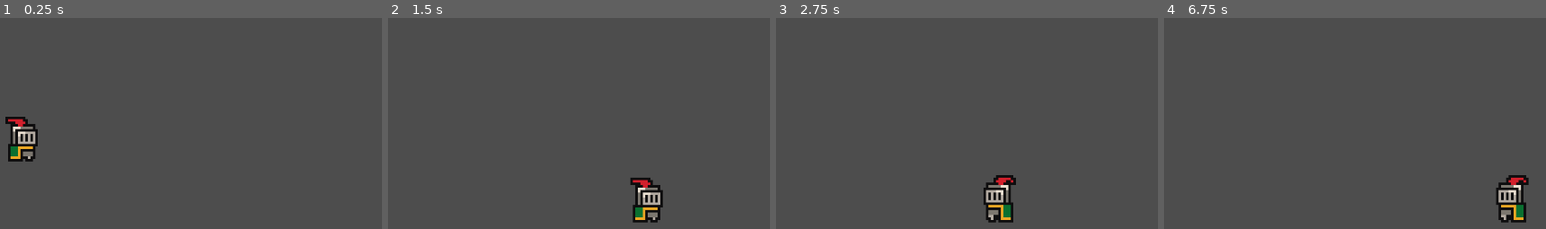
Above: before the commit, frames 1-4 (left to right).
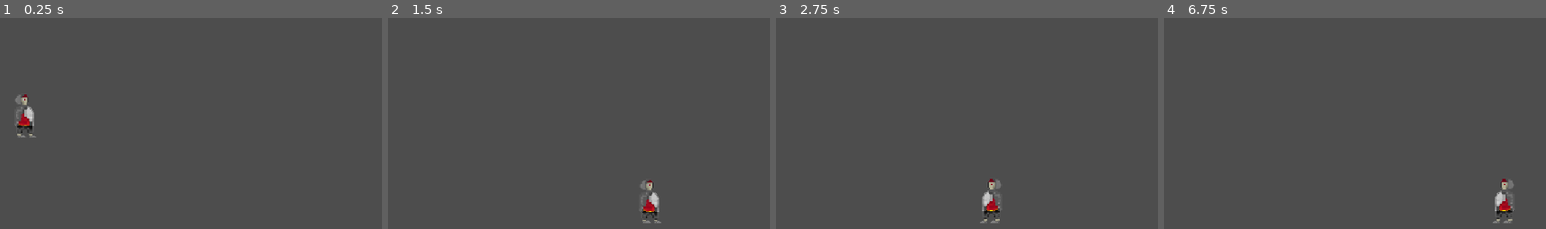
Above: after the commit, the same moments.

Repository: ZeusCraftCode/VampGame2D
Game: Godot game, scene res://scenes/game.tscn
Two runs of this game, one before a commit and one after it. Both use one fixed random seed, a clock stepped at 60 frames per second and the inputs below.
Inputs:
- Up to frame 1 (0.25 s): no input
- Up to frame 2 (1.5 s): hold D (Rechts-Laufen) from 0.53 s (still down); tap Space (Springen) at 0.77 s
- Up to frame 3 (2.75 s): tap Space (Springen) at 1.52 s; release D (Rechts-Laufen) at 2.03 s; hold A (Links-Laufen) from 2.03 s (still down)
- Up to frame 4 (6.75 s): release A (Links-Laufen) at 2.78 s; hold D (Rechts-Laufen) 2.78-4.28 s; tap Space (Springen) at 3.02, 3.77, 4.52, 5, 6.02, 6.5 s; tap Enter at 4.25, 5.75 s; hold A (Links-Laufen) 4.28-5.03 s; hold D (Rechts-Laufen) 5.03-5.78 s; hold A (Links-Laufen) from 5.78 s (still down)

The runs differ from the first frame. In frame 1, 1.6% of the frame differs, in the area x 1-10%, y 36-69%; in frame 2, 1.4%; in frame 3, 1.5%; in frame 4, 1.6%.

Commit message:
Neuer Protagonisten sprite

Diff:
--- a/scenes/spieler.tscn
+++ b/scenes/spieler.tscn
@@ -1,41 +1,41 @@
 [gd_scene load_steps=9 format=3 uid="uid://d2t45pnw2irov"]
 
-[ext_resource type="Texture2D" uid="uid://bswuwir87osxf" path="res://assets/sprites/knight.png" id="1_ab7e4"]
 [ext_resource type="Script" path="res://scripts/spieler.gd" id="1_l3emj"]
+[ext_resource type="Texture2D" uid="uid://b3c6sr6whecgq" path="res://assets/sprites/Protagonist_idle.png" id="2_fskh6"]
 
 [sub_resource type="RectangleShape2D" id="RectangleShape2D_3a0pa"]
-size = Vector2(13, 19)
+size = Vector2(7, 17)
 
-[sub_resource type="AtlasTexture" id="AtlasTexture_5xnwd"]
-atlas = ExtResource("1_ab7e4")
-region = Rect2(0, 0, 32, 32)
+[sub_resource type="AtlasTexture" id="AtlasTexture_tiwb4"]
+atlas = ExtResource("2_fskh6")
+region = Rect2(0, 0, 64, 64)
 
-[sub_resource type="AtlasTexture" id="AtlasTexture_5bdnb"]
-atlas = ExtResource("1_ab7e4")
-region = Rect2(32, 0, 32, 32)
+[sub_resource type="AtlasTexture" id="AtlasTexture_sbt56"]
+atlas = ExtResource("2_fskh6")
+region = Rect2(64, 0, 64, 64)
 
-[sub_resource type="AtlasTexture" id="AtlasTexture_oqyu2"]
-atlas = ExtResource("1_ab7e4")
-region = Rect2(64, 0, 32, 32)
+[sub_resource type="AtlasTexture" id="AtlasTexture_rnr07"]
+atlas = ExtResource("2_fskh6")
+region = Rect2(128, 0, 64, 64)
 
-[sub_resource type="AtlasTexture" id="AtlasTexture_s58cw"]
-atlas = ExtResource("1_ab7e4")
-region = Rect2(96, 0, 32, 32)
+[sub_resource type="AtlasTexture" id="AtlasTexture_uw2l5"]
+atlas = ExtResource("2_fskh6")
+region = Rect2(192, 0, 64, 64)
 
 [sub_resource type="SpriteFrames" id="SpriteFrames_b62ct"]
 animations = [{
 "frames": [{
 "duration": 1.0,
-"texture": SubResource("AtlasTexture_5xnwd")
+"texture": SubResource("AtlasTexture_tiwb4")
 }, {
 "duration": 1.0,
-"texture": SubResource("AtlasTexture_5bdnb")
+"texture": SubResource("AtlasTexture_sbt56")
 }, {
 "duration": 1.0,
-"texture": SubResource("AtlasTexture_oqyu2")
+"texture": SubResource("AtlasTexture_rnr07")
 }, {
 "duration": 1.0,
-"texture": SubResource("AtlasTexture_s58cw")
+"texture": SubResource("AtlasTexture_uw2l5")
 }],
 "loop": true,
 "name": &"default",
@@ -46,10 +46,13 @@
 script = ExtResource("1_l3emj")
 
 [node name="CollisionShape2D" type="CollisionShape2D" parent="."]
-position = Vector2(-0.5, 2.5)
+position = Vector2(0.5, -6.5)
 shape = SubResource("RectangleShape2D_3a0pa")
 
 [node name="AnimatedSprite2D" type="AnimatedSprite2D" parent="."]
+position = Vector2(-1, -7)
+scale = Vector2(0.34375, 0.296875)
 sprite_frames = SubResource("SpriteFrames_b62ct")
 autoplay = "default"
-frame_progress = 0.590088
+frame = 3
+frame_progress = 0.789282
Binary file added: assets/sprites/Protagonist_idle.png
Not shown, added: assets/sprites/Protagonist_idle.png.import
